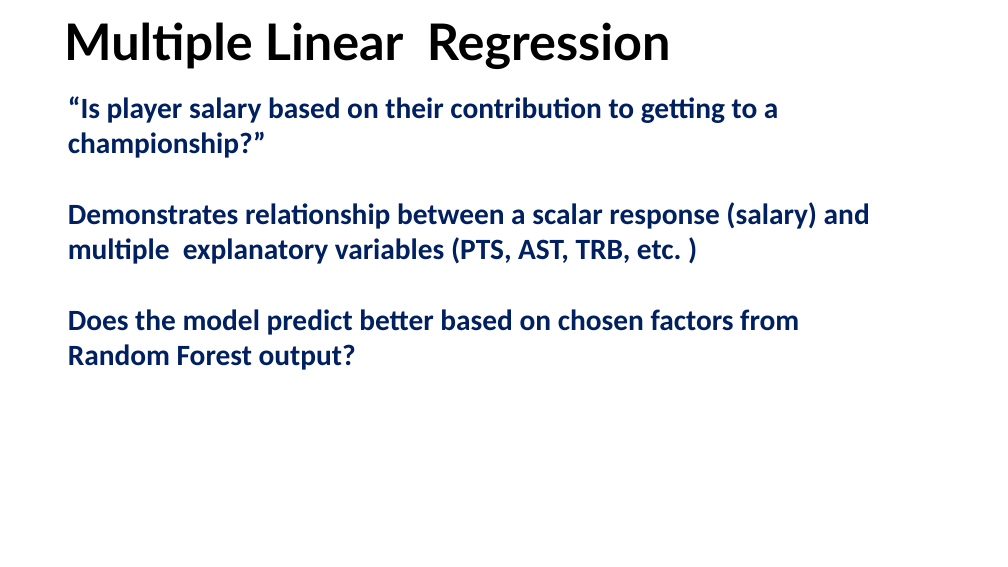
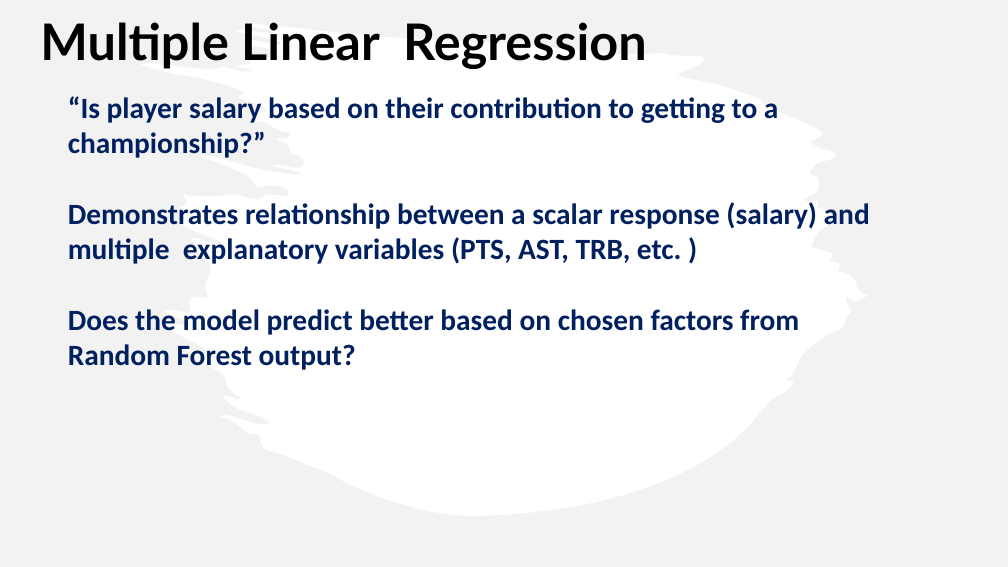
Before and after one commit to caitbeatty/nba_machine_learning, a slide deck: slide 9 of NBAPresentation.pptx. Drawn at 1008x567 pixels with LibreOffice and Linux fonts; fonts in the diff are those of the drawing. Boxes give left, top, right and bottom in pixels: in the first picture for what was removed or moved away, otherwise in the second. Text is boxed around its words. In the diff, an @@ line names an element or a change of style, - is before the commit and + after.

```diff
--- a/NBAPresentation.pptx
+++ b/NBAPresentation.pptx
@@ freeform shape added at [0, 0, 1008, 567], fill #E7E6E6 at 50% opacity @@
@@ text "Multiple Linear Regression": place and size @@
-text "Multiple Linear Regression" at [64, 22, 671, 68]
+text "Multiple Linear Regression" at [40, 22, 647, 68]
```
Also in this commit, not shown: 9 other slides changed.
